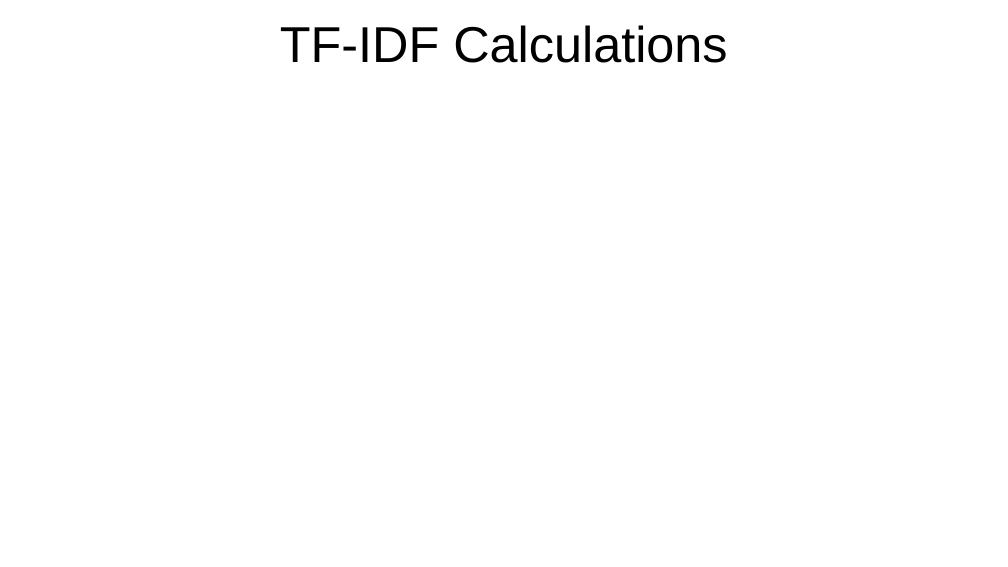
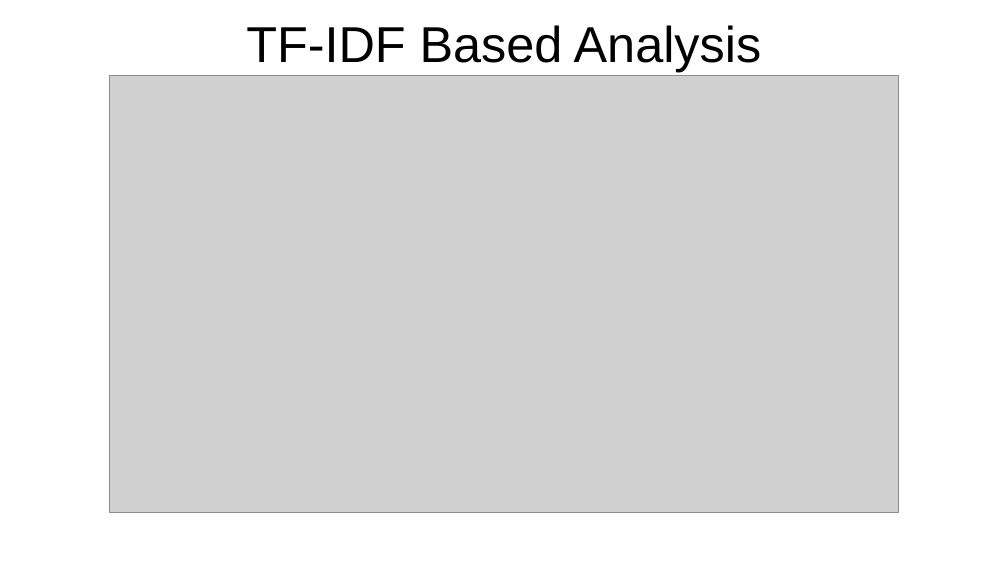
Before and after one commit to rsangole/453_TextAnalysis_FinalProject, a slide deck: slide 20 of reports/Final Report.pptx (slide 11 before the commit). Drawn at 1008x567 pixels with LibreOffice and Linux fonts; fonts in the diff are those of the drawing; grey boxes stand for pictures; background and template pictures are left out. Boxes give left, top, right and bottom in pixels: in the first picture for what was removed or moved away, otherwise in the second. Text is boxed around its words. In the diff, an @@ line names an element or a change of style, - is before the commit and + after.

```diff
--- a/reports/Final Report.pptx
+++ b/reports/Final Report.pptx
@@ title at <box>246,25,762,72</box>: text changed @@
-TF-IDF Calculations
+TF-IDF Based Analysis
@@ picture added at <box>110,76,898,512</box> @@
```
Also in this commit, not shown: 2 other slides changed, 10 slides added, 6 slides removed, 5 other files.
